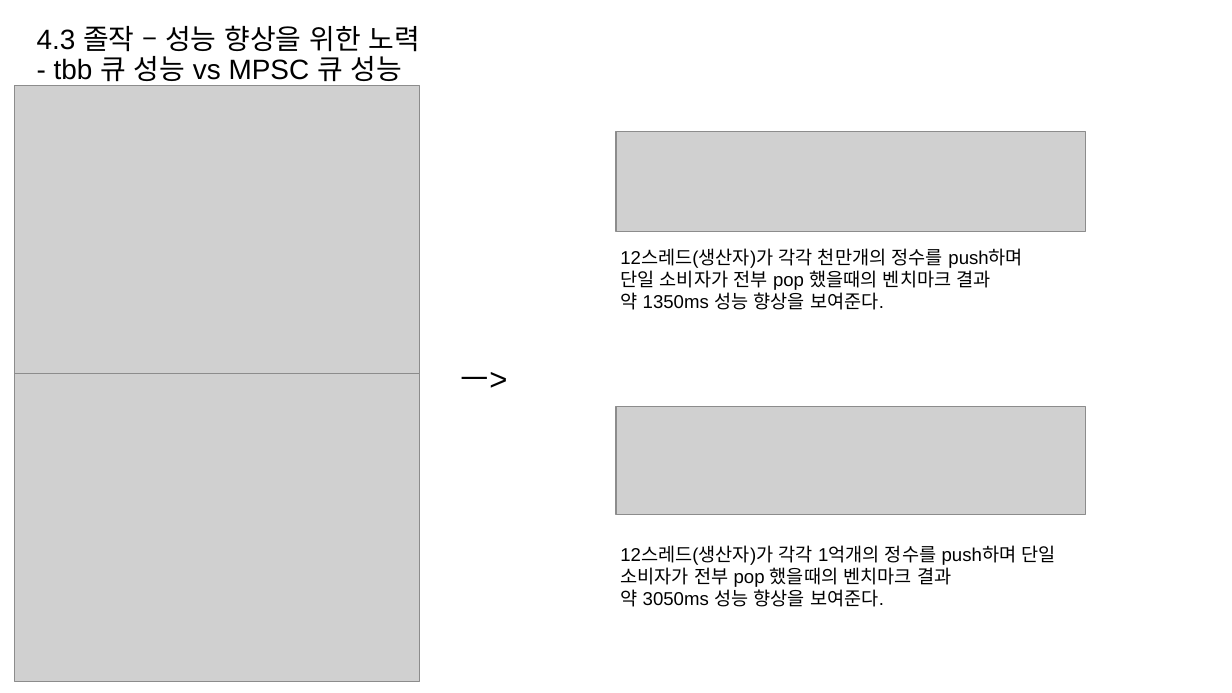
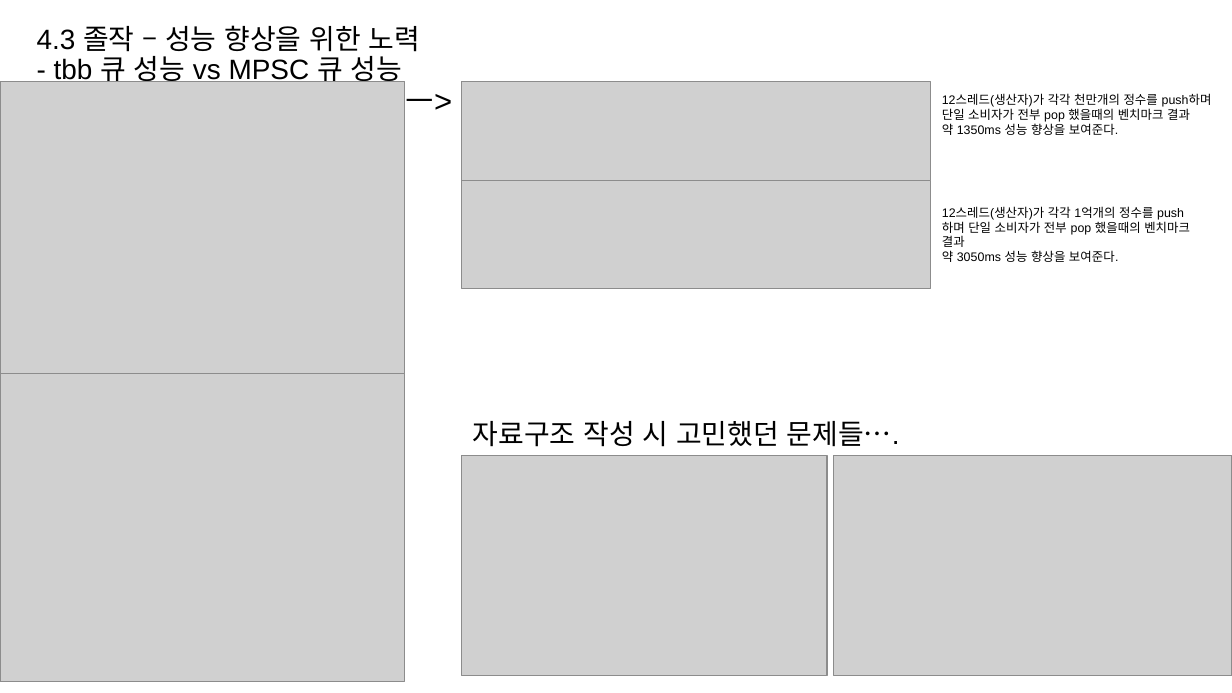
Before and after one commit to hypernagox/FYP_Evergreen, a slide deck: slide 37 of 포트폴리오/서버_최재혁/포트폴리오.pptx. Drawn at 1232x693 pixels with LibreOffice and Linux fonts; fonts in the diff are those of the drawing; grey boxes stand for pictures. Boxes give left, top, right and bottom in pixels: in the first picture for what was removed or moved away, otherwise in the second. Text is boxed around its words. In the diff, an @@ line names an element or a change of style, - is before the commit and + after.

```diff
--- a/포트폴리오/서버_최재혁/포트폴리오.pptx
+++ b/포트폴리오/서버_최재혁/포트폴리오.pptx
@@ picture moved from (x1=15, y1=86, x2=419, y2=379) to (x1=0, y1=82, x2=405, y2=375) @@
@@ text "ㅡ>" moved from (x1=461, y1=372, x2=508, y2=388) to (x1=406, y1=94, x2=453, y2=110) @@
@@ picture moved from (x1=616, y1=132, x2=1086, y2=233) to (x1=462, y1=82, x2=931, y2=182) @@
@@ text "12스레드(생산자)가 각각 천만개의 정수를 push하며 ..." at (x1=942, y1=93, x2=1212, y2=135): size 12 to 8 pt @@
@@ text "12스레드(생산자)가 각각 천만개의 정수를 push하며 ..." moved from (x1=620, y1=248, x2=1023, y2=310) to (x1=942, y1=93, x2=1212, y2=135) @@
@@ picture moved from (x1=616, y1=407, x2=1086, y2=515) to (x1=462, y1=180, x2=931, y2=288) @@
@@ text "12스레드(생산자)가 각각 1억개의 정수를 push하며 ..." moved from (x1=620, y1=545, x2=1055, y2=607) to (x1=942, y1=206, x2=1190, y2=262) @@
@@ text "12스레드(생산자)가 각각 1억개의 정수를 push하며 ..." at (x1=942, y1=206, x2=1190, y2=262): size 12 to 8 pt @@
@@ picture moved from (x1=15, y1=373, x2=419, y2=681) to (x1=0, y1=373, x2=405, y2=681) @@
@@ text added at (x1=473, y1=421, x2=900, y2=447), 18 pt, text #000000 @@
+자료구조 작성 시 고민했던 문제들….
@@ picture added at (x1=462, y1=456, x2=827, y2=676) @@
@@ picture added at (x1=834, y1=456, x2=1232, y2=676) @@
```
Also in this commit, not shown: 4 other slides changed, 2 slides added, 2 slides removed.
